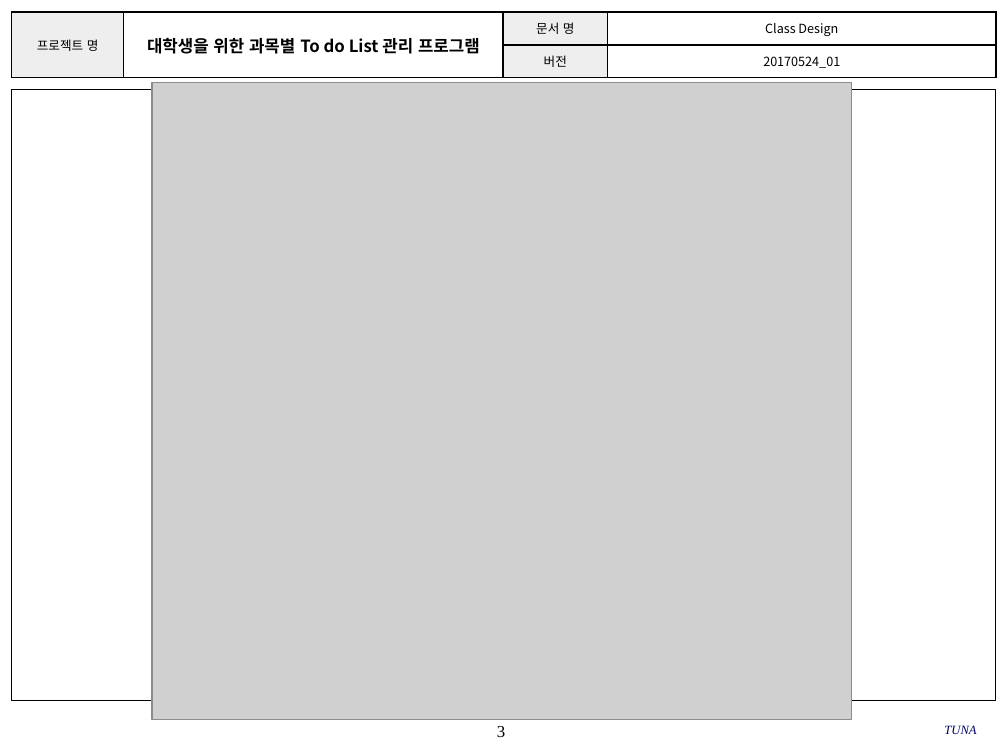
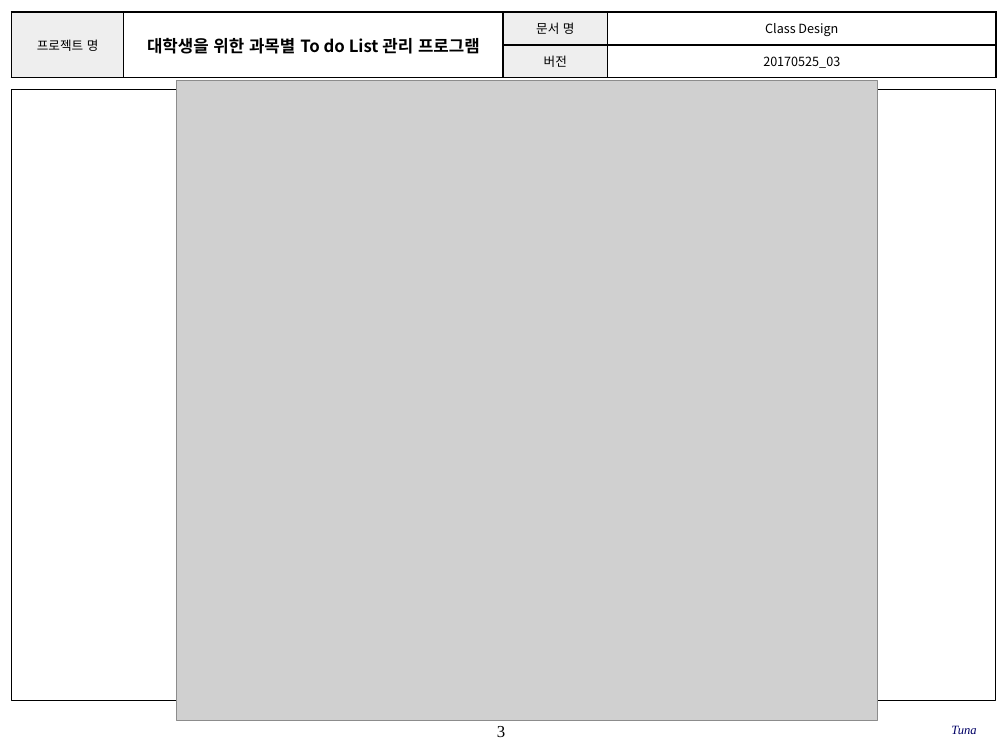
Before and after one commit to SE-admin/SE2017_4_tuna, a slide deck: slide 3 of doc/3_ 설계서/Class Design.pptx. Drawn at 1008x756 pixels with LibreOffice and Linux fonts; fonts in the diff are those of the drawing; grey boxes stand for pictures; background and template pictures are left out. Boxes give left, top, right and bottom in pixels: in the first picture for what was removed or moved away, otherwise in the second. Text is boxed around its words. In the diff, an @@ line names an element or a change of style, - is before the commit and + after.

Commit message:
doc/3_ 설계서/Class Design.pptx Class Design_4_tuna_김주민_201311109_03 전체 Design, GlobalVal, 꼬리말 수정

```diff
--- a/doc/3_ 설계서/Class Design.pptx
+++ b/doc/3_ 설계서/Class Design.pptx
@@ table at [11, 12, 996, 78] @@
-row 2, column 4: 20170524_01
+row 2, column 4: 20170525_03
@@ picture: place and size @@
-picture at [152, 83, 852, 720]
+picture at [176, 81, 878, 720]
@@ text at [951, 725, 976, 734]: text changed @@
-TUNA
+Tuna
```
Also in this commit, not shown: 6 other slides changed, 1 slide added, 1 slide removed.
